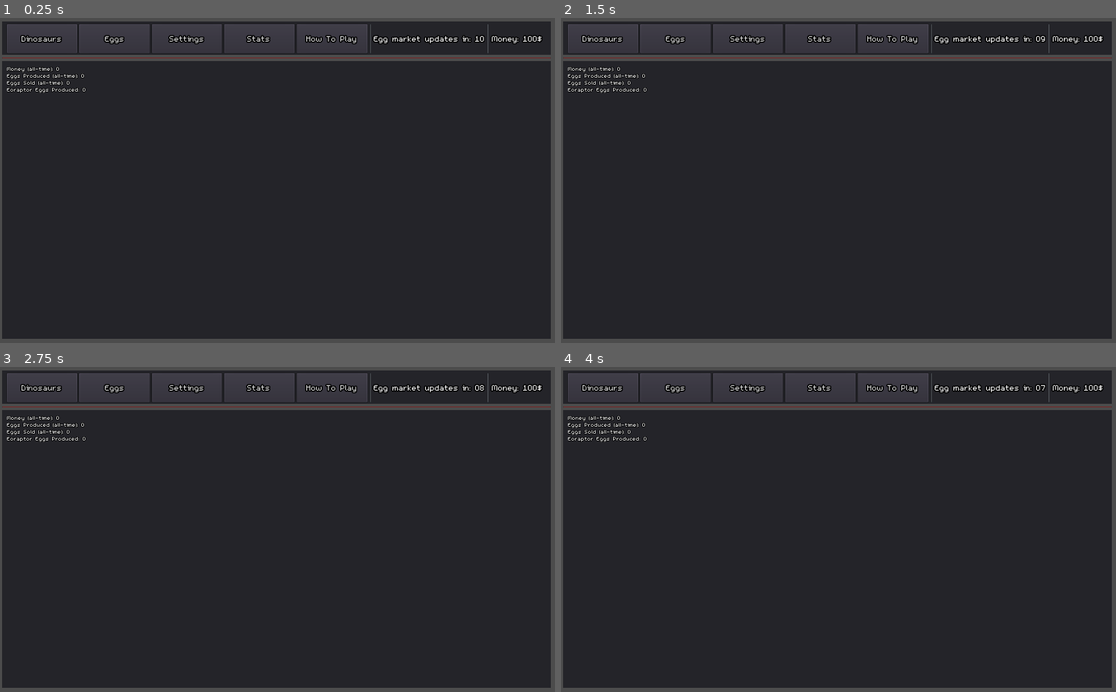
Above: before the commit, frames 1-4 (two rows, left to right).
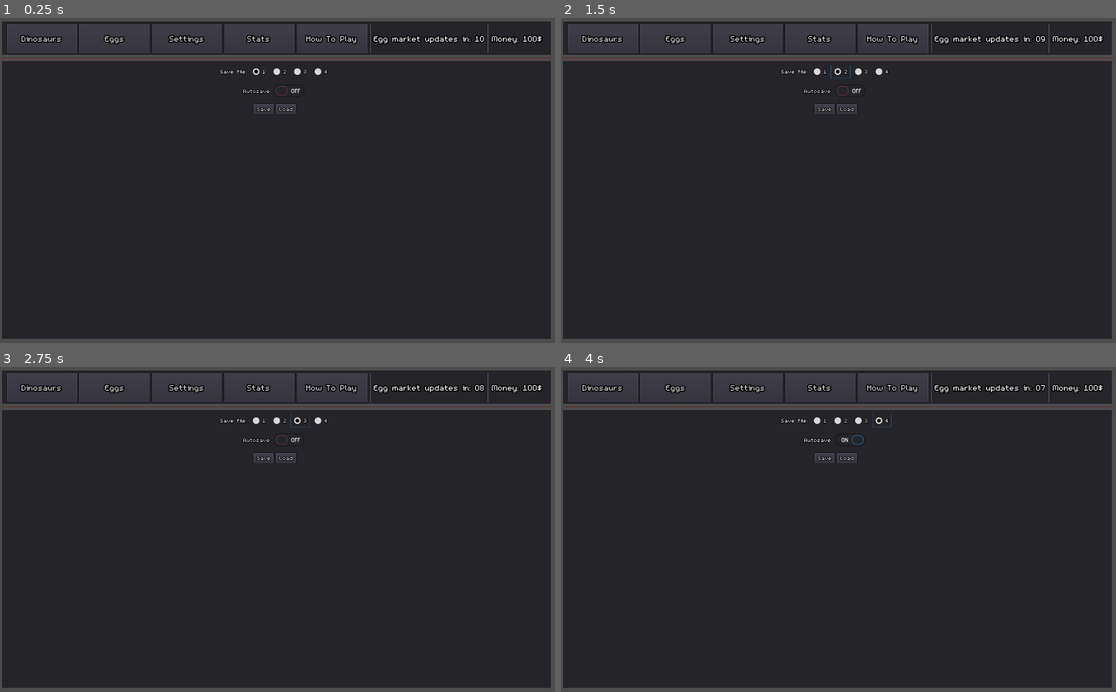
Above: after the commit, the same moments.

Repository: redaloe/dino-farmer
Game: Godot game, scene res://Main.tscn
Same seed, same stepped clock (60 frames per second), same inputs: the game is played once before the commit and once after it.
Inputs (mouse positions are in pixels of both pictures, inside the frame that each line leads up to):
- Up to frame 1 (0.25 s): no input
- Up to frame 2 (1.5 s): click (821, 70) at 0.5 s, where only the run after the commit has a clickable "1"; click (838, 70) at 1.25 s, where only the run after the commit has a clickable "2"
- Up to frame 3 (2.75 s): click (299, 419) at 2 s, where only the run after the commit has a clickable "3"
- Up to frame 4 (4 s): click (882, 419) at 2.75 s, where only the run after the commit has a clickable "4"; click (838, 438) at 3.5 s, where only the run after the commit has a clickable "Autosave"

The runs differ from the first frame. In frame 1, 0.8% of the frame differs, in the area x 1-59%, y 14-30%; in frame 2, 0.8%; in frame 3, 0.8%; in frame 4, 0.8%, in the area x 1-60%, y 14-30%.

Commit message:
added autosave and multiple save files

Diff:
--- a/Game.gd
+++ b/Game.gd
@@ -9,7 +9,7 @@
 var market={}
 var dino_prices={}
 var stats={"Money (all-time)":0,"Eggs Produced (all-time)":0,"Eggs Sold (all-time)":0}
-
+var autosave=false
 # Declare member variables here. Examples:
 # var a = 2
 # var b = "text"
--- a/Main.gd
+++ b/Main.gd
@@ -68,6 +68,7 @@
 		b.hide()
 	node.show()
 
+
 func _on_DinoTab_pressed():
 	switch_panel($MainScreen/MarginContainer2/Panel/VBoxContainer/ScrollContainer/Dinos)
 
@@ -86,9 +87,11 @@
 func _on_Stats_pressed():
 	switch_panel($MainScreen/MarginContainer2/Panel/VBoxContainer/ScrollContainer/Stats)
 
-func _on_Save_pressed():
+func save_game():
 	var s= File.new()
-	if !(s.open("res://save.dat", File.WRITE)):
+	var button=get_node("MainScreen/MarginContainer2/Panel/VBoxContainer/ScrollContainer/Settings/HBoxContainer2/1").group.get_pressed_button().name
+	print(button)
+	if !(s.open("res://save%s.sav"%button, File.WRITE)):
 		var save_data=[Game.dinos,Game.eggs,Game.money,Game.market,Game.stats,Game.dino_prices]
 		print(save_data)
 		s.store_var(save_data)
@@ -96,9 +99,10 @@
 	else:
 		print("Saving failed!")
 
-func _on_Load_pressed():
+func load_game():
 	var s= File.new()
-	if !(s.open("res://save.dat", File.READ)):
+	var button=get_node("MainScreen/MarginContainer2/Panel/VBoxContainer/ScrollContainer/Settings/HBoxContainer2/1").group.get_pressed_button().name
+	if !(s.open("res://save%s.sav"%button, File.READ)):
 		var a=s.get_var()
 		print(a)
 		for dino in a[0]:
@@ -114,6 +118,12 @@
 	else:
 		print("Loading Failed!")
 
+func _on_Save_pressed():
+	save_game()
+
+func _on_Load_pressed():
+	load_game()
+
 
 func _on_MarketTimer_timeout():
 	for d in Game.market:
@@ -124,6 +134,8 @@
 			Game.market[d]+=correction
 		else:
 			Game.market[d]=Game.dino_list[d]["egg_price"]
+	if Game.autosave:
+		save_game()
 
 func create_unknown_panel():
 	if Game.mystery_panel != null:
@@ -157,3 +169,7 @@
 		else:
 			return "%d$" % number
 	return "oopsie doopsie woopsie you made a fuckie wuckie uwu"
+
+
+func _on_Autosave_toggled(button_pressed):
+	Game.autosave=button_pressed
--- a/Main.tscn
+++ b/Main.tscn
@@ -9,6 +9,8 @@
 
 [sub_resource type="Theme" id=1]
 default_font = ExtResource( 2 )
+
+[sub_resource type="ButtonGroup" id=5]
 
 [sub_resource type="Theme" id=4]
 default_font = ExtResource( 3 )
@@ -203,22 +205,81 @@
 size_flags_vertical = 3
 
 [node name="Settings" type="VBoxContainer" parent="MainScreen/MarginContainer2/Panel/VBoxContainer/ScrollContainer"]
-visible = false
-margin_right = 989.0
-margin_bottom = 498.0
-size_flags_horizontal = 3
-size_flags_vertical = 3
-
-[node name="Save" type="Button" parent="MainScreen/MarginContainer2/Panel/VBoxContainer/ScrollContainer/Settings"]
-margin_right = 989.0
+margin_right = 989.0
+margin_bottom = 498.0
+size_flags_horizontal = 3
+size_flags_vertical = 3
+
+[node name="HBoxContainer2" type="HBoxContainer" parent="MainScreen/MarginContainer2/Panel/VBoxContainer/ScrollContainer/Settings"]
+margin_left = 394.0
+margin_right = 594.0
+margin_bottom = 24.0
+size_flags_horizontal = 4
+
+[node name="Label" type="Label" parent="MainScreen/MarginContainer2/Panel/VBoxContainer/ScrollContainer/Settings/HBoxContainer2"]
+margin_top = 5.0
+margin_right = 48.0
+margin_bottom = 18.0
+text = "Save file:"
+
+[node name="1" type="CheckBox" parent="MainScreen/MarginContainer2/Panel/VBoxContainer/ScrollContainer/Settings/HBoxContainer2"]
+margin_left = 52.0
+margin_right = 86.0
+margin_bottom = 24.0
+pressed = true
+group = SubResource( 5 )
+text = "1"
+
+[node name="2" type="CheckBox" parent="MainScreen/MarginContainer2/Panel/VBoxContainer/ScrollContainer/Settings/HBoxContainer2"]
+margin_left = 90.0
+margin_right = 124.0
+margin_bottom = 24.0
+group = SubResource( 5 )
+text = "2"
+
+[node name="3" type="CheckBox" parent="MainScreen/MarginContainer2/Panel/VBoxContainer/ScrollContainer/Settings/HBoxContainer2"]
+margin_left = 128.0
+margin_right = 162.0
+margin_bottom = 24.0
+group = SubResource( 5 )
+text = "3"
+
+[node name="4" type="CheckBox" parent="MainScreen/MarginContainer2/Panel/VBoxContainer/ScrollContainer/Settings/HBoxContainer2"]
+margin_left = 166.0
+margin_right = 200.0
+margin_bottom = 24.0
+group = SubResource( 5 )
+text = "4"
+
+[node name="Autosave" type="CheckButton" parent="MainScreen/MarginContainer2/Panel/VBoxContainer/ScrollContainer/Settings"]
+margin_left = 431.0
+margin_top = 28.0
+margin_right = 558.0
+margin_bottom = 68.0
+focus_mode = 0
+size_flags_horizontal = 4
+enabled_focus_mode = 0
+text = "Autosave"
+
+[node name="HBoxContainer" type="HBoxContainer" parent="MainScreen/MarginContainer2/Panel/VBoxContainer/ScrollContainer/Settings"]
+margin_left = 456.0
+margin_top = 72.0
+margin_right = 532.0
+margin_bottom = 91.0
+size_flags_horizontal = 4
+
+[node name="Save" type="Button" parent="MainScreen/MarginContainer2/Panel/VBoxContainer/ScrollContainer/Settings/HBoxContainer"]
+margin_right = 36.0
 margin_bottom = 19.0
+size_flags_horizontal = 4
 theme = SubResource( 4 )
 text = "Save"
 
-[node name="Load" type="Button" parent="MainScreen/MarginContainer2/Panel/VBoxContainer/ScrollContainer/Settings"]
-margin_top = 23.0
-margin_right = 989.0
-margin_bottom = 42.0
+[node name="Load" type="Button" parent="MainScreen/MarginContainer2/Panel/VBoxContainer/ScrollContainer/Settings/HBoxContainer"]
+margin_left = 40.0
+margin_right = 76.0
+margin_bottom = 19.0
+size_flags_horizontal = 4
 theme = SubResource( 4 )
 text = "Load"
 
@@ -245,6 +306,7 @@
 you wait, price go back. yay."
 
 [node name="Stats" type="VBoxContainer" parent="MainScreen/MarginContainer2/Panel/VBoxContainer/ScrollContainer"]
+visible = false
 margin_right = 989.0
 margin_bottom = 498.0
 size_flags_horizontal = 3
@@ -265,6 +327,7 @@
 [connection signal="pressed" from="MainScreen/Panel/HBoxContainer/SettingTab" to="." method="_on_SettingTab_pressed"]
 [connection signal="pressed" from="MainScreen/Panel/HBoxContainer/Stats" to="." method="_on_Stats_pressed"]
 [connection signal="pressed" from="MainScreen/Panel/HBoxContainer/TutTab" to="." method="_on_TutTab_pressed"]
-[connection signal="pressed" from="MainScreen/MarginContainer2/Panel/VBoxContainer/ScrollContainer/Settings/Save" to="." method="_on_Save_pressed"]
-[connection signal="pressed" from="MainScreen/MarginContainer2/Panel/VBoxContainer/ScrollContainer/Settings/Load" to="." method="_on_Load_pressed"]
+[connection signal="toggled" from="MainScreen/MarginContainer2/Panel/VBoxContainer/ScrollContainer/Settings/Autosave" to="." method="_on_Autosave_toggled"]
+[connection signal="pressed" from="MainScreen/MarginContainer2/Panel/VBoxContainer/ScrollContainer/Settings/HBoxContainer/Save" to="." method="_on_Save_pressed"]
+[connection signal="pressed" from="MainScreen/MarginContainer2/Panel/VBoxContainer/ScrollContainer/Settings/HBoxContainer/Load" to="." method="_on_Load_pressed"]
 [connection signal="timeout" from="MarketTimer" to="." method="_on_MarketTimer_timeout"]
Not shown: 1 places in Main.tscn that only renumber resources
Not shown, changed: .gitignore
